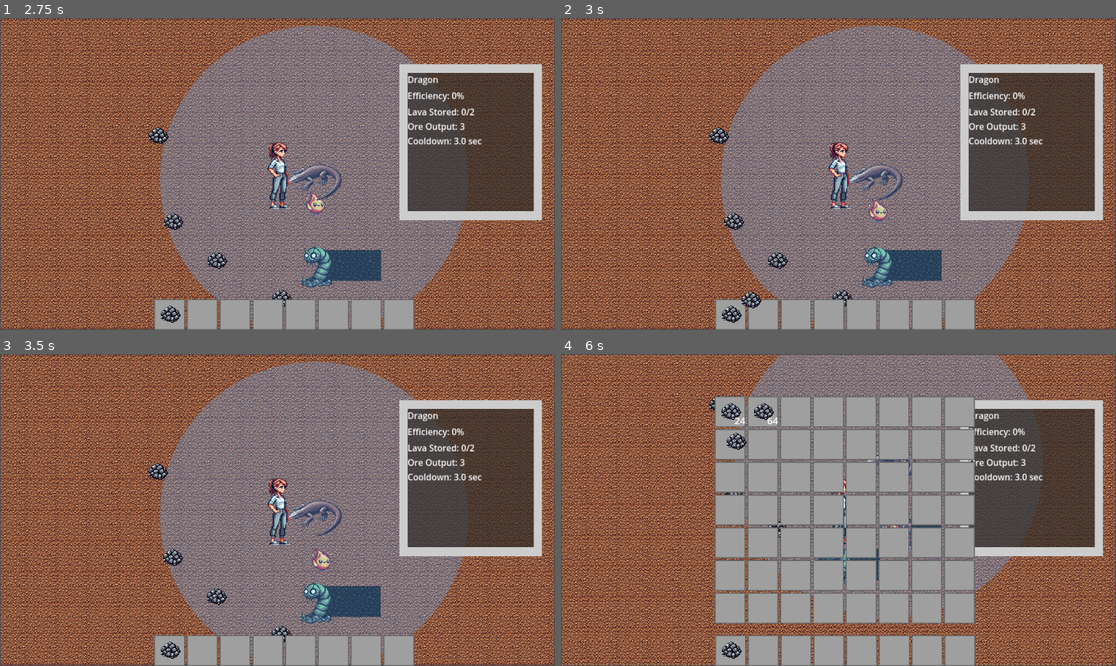
Above: before the commit, frames 1-4 (two rows, left to right).
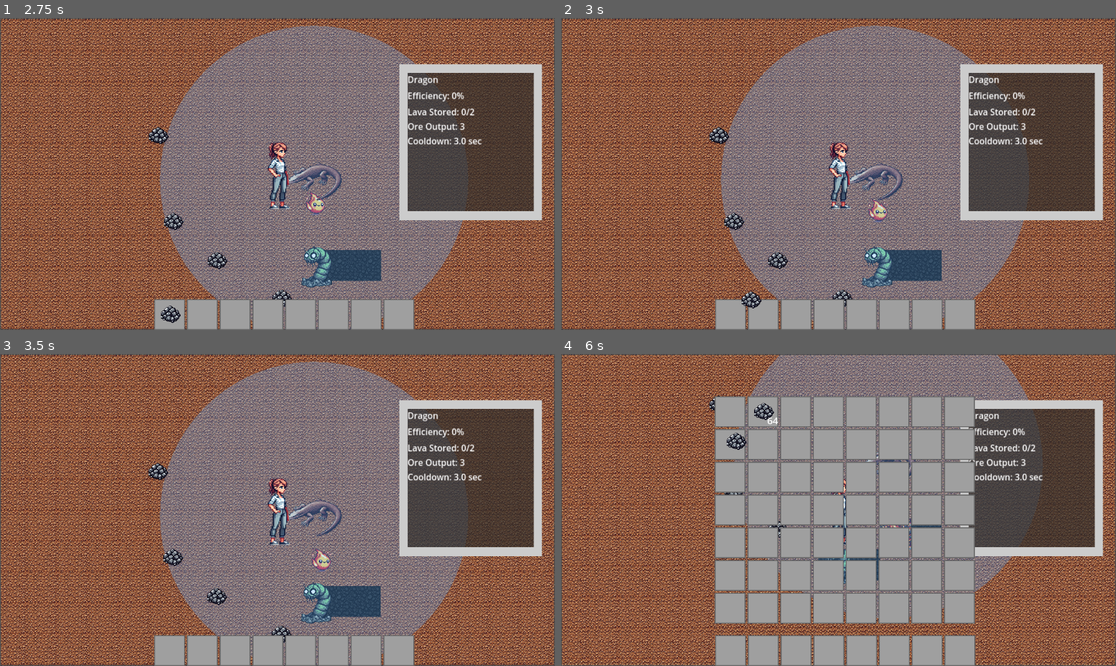
Above: after the commit, the same moments.

Repository: aaronjmcd2/ecomonster-project
Game: Godot game, scene res://scenes/Main.tscn
Same seed, same stepped clock (60 frames per second), same inputs: the game is played once before the commit and once after it.
Inputs (mouse positions are in pixels of both pictures, inside the frame that each line leads up to):
- Up to frame 1 (2.75 s): drag from (444, 230) to (233, 220) at 0.52 s; drag from (377, 202) to (233, 220) at 1.27 s; move the mouse to (360, 170) at 2.02 s; hold Right (ui_right) from 2.03 s (still down); hold Ctrl from 2.03 s (still down); click (360, 170) at 2.17 s
- Up to frame 2 (3 s): release Right (ui_right) at 2.75 s; release Ctrl at 2.75 s; drag from (733, 314) to (777, 261) at 2.77 s
- Up to frame 3 (3.5 s): no input
- Up to frame 4 (6 s): drag from (760, 650) to (866, 510) at 3.52 s; drag from (794, 650) to (755, 432) at 4.27 s; move the mouse to (827, 650) at 5.02 s; hold Down (ui_down) 5.03-5.75 s; hold Ctrl 5.03-5.75 s; click (827, 650) at 5.17 s; tap Q (inventory_toggle) at 5.65 s; drag from (727, 413) to (733, 488) at 5.77 s

Frame 1 is identical in both runs. In frame 2, 0.1% of the frame differs, in the area x 28-33%, y 92-98%; in frame 3, 0.1%; in frame 4, 0.3%, in the area x 28-34%, y 15-98%.

Commit message:
Can remove single items from stacks in inventory

Diff:
--- a/scripts/InventorySlot.gd
+++ b/scripts/InventorySlot.gd
@@ -38,25 +38,48 @@
 
 	print("🟢 _get_drag_data called on:", item_data)
 
-	# Create a wrapper Control node
+	var drag_count = item_data.count
+	var drag_name = item_data.name
+	var drag_texture = icon.texture  # Cache the icon BEFORE clearing it
+	var ctrl_pressed = Input.is_key_pressed(KEY_CTRL)
+
+	if ctrl_pressed:
+		if item_data.count <= 1:
+			print("⚠️ Cannot split stack of 1")
+			return null
+		else:
+			# Pull 1 from the stack
+			drag_count = 1
+			item_data.count -= 1
+			set_item(item_data)
+	else:
+		# Normal drag: take the whole stack
+		item_data = {}
+		clear_slot()
+
+	# Prepare the drag preview icon (using cached texture)
 	var preview_wrapper := Control.new()
 	preview_wrapper.size_flags_horizontal = Control.SIZE_SHRINK_CENTER
 	preview_wrapper.size_flags_vertical = Control.SIZE_SHRINK_CENTER
 
-	# Create the actual icon preview
 	var preview := TextureRect.new()
-	preview.texture = icon.texture
+	preview.texture = drag_texture
 	preview.custom_minimum_size = Vector2(32, 32)
 	preview.position = -preview.custom_minimum_size / 2 + Vector2(-8, -8)
-
 	preview_wrapper.add_child(preview)
 
 	set_drag_preview(preview_wrapper)
 
 	return {
-		"item": item_data,
+		"item": {
+			"name": drag_name,
+			"count": drag_count
+		},
 		"source": self
 	}
+
+
+
 
 func _can_drop_data(at_position: Vector2, data: Variant) -> bool:
 	return data.has("item") and data.has("source")
@@ -66,9 +89,22 @@
 	var incoming = data["item"]
 	var source = data["source"]
 
-	var temp = item_data
-	set_item(incoming)
-	source.set_item(temp)
+	var existing = get_item()
+
+	# If same item type, stack them
+	if not existing.is_empty() and existing.name == incoming.name:
+		existing.count += incoming.count
+		set_item(existing)
+
+	# If the slot is empty, just place the dragged item here
+	elif existing.is_empty():
+		set_item(incoming)
+
+	# Otherwise, swap
+	else:
+		var temp = get_item()
+		set_item(incoming)
+		source.set_item(temp)
 
 func _gui_input(event: InputEvent) -> void:
 	if event is InputEventMouseButton:
